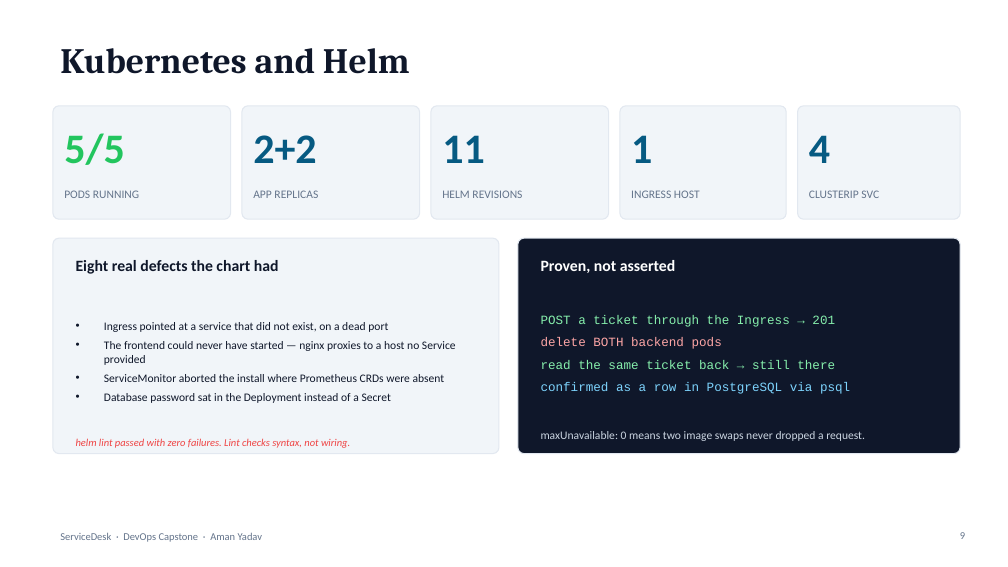
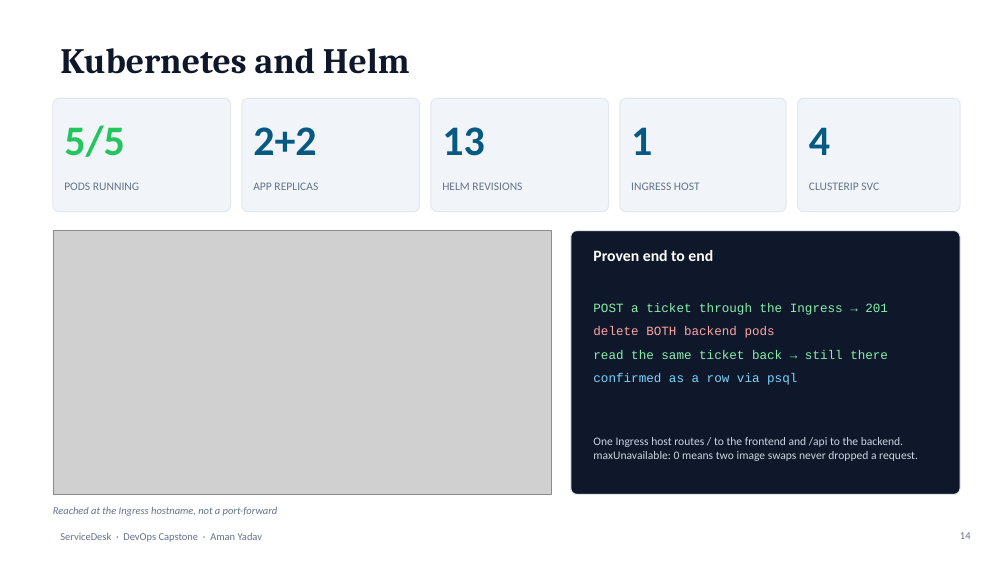
Before and after one commit to AmanYadav7015/devops-capstone-servicedesk, a slide deck: slide 14 of docs/deck/servicedesk-capstone.pptx (slide 9 before the commit). Drawn at 1008x567 pixels with LibreOffice and Linux fonts; fonts in the diff are those of the drawing; grey boxes stand for pictures. Boxes give left, top, right and bottom in pixels: in the first picture for what was removed or moved away, otherwise in the second. Text is boxed around its words. In the diff, an @@ line names an element or a change of style, - is before the commit and + after.

```diff
--- a/docs/deck/servicedesk-capstone.pptx
+++ b/docs/deck/servicedesk-capstone.pptx
@@ 5 texts, 5 rounded rectangles: place and size @@
-5 texts, 5 rounded rectangles at (53, 106, 960, 219)
+5 texts, 5 rounded rectangles at (53, 98, 960, 212)
@@ 4 texts: place and size @@
-4 texts at (64, 133, 830, 165)
+4 texts at (64, 125, 830, 157)
@@ text at (442, 127, 485, 156): text changed @@
-11
+13
@@ rounded rectangle removed at (53, 238, 499, 454) @@
@@ picture added at (53, 231, 552, 495) @@
@@ rounded rectangle: place and size @@
-rounded rectangle at (518, 238, 960, 454)
+rounded rectangle at (571, 231, 960, 495)
@@ rounded rectangle at (571, 231, 960, 495): proportions changed @@
@@ text at (593, 250, 713, 261): text changed @@
-Proven, not asserted
+Proven end to end
@@ text "POST a ticket through the ...": place and size @@
-text "POST a ticket through the ..." at (541, 315, 850, 394)
+text "POST a ticket through the ..." at (593, 303, 888, 385)
@@ text removed at (104, 322, 456, 403) @@
-• Ingress pointed at a service that did not exist, on a dead port
-• The frontend could never have started — nginx proxies to a host no Service provided
-• ServiceMonitor aborted the install where Prometheus CRDs were absent
-• Database password sat in the Deployment instead of a Secret
@@ text at (593, 303, 888, 359): more space between paragraphs @@
@@ text at (593, 373, 797, 385): text changed @@
-confirmed as a row in PostgreSQL via psql
+confirmed as a row via psql
@@ text removed at (76, 438, 350, 448) @@
-helm lint passed with zero failures. Lint checks syntax, not wiring.
@@ text at (593, 437, 918, 461): text changed @@
-maxUnavailable: 0 means two image swaps never dropped a request.
+One Ingress host routes / to the frontend and /api to the backend. maxUnavailable: 0 means two image swaps never dropped a request.
@@ text at (53, 506, 278, 516): text changed; size 15 to 10 pt; text colour #0F172A to #64748B; bold off; italic on @@
-Eight real defects the chart had
+Reached at the Ingress hostname, not a port-forward
@@ page number at (960, 532, 971, 539): text changed @@
-9
+14
```
Also in this commit, not shown: 8 other slides changed, 10 slides added, 2 slides removed, 1 other file.
